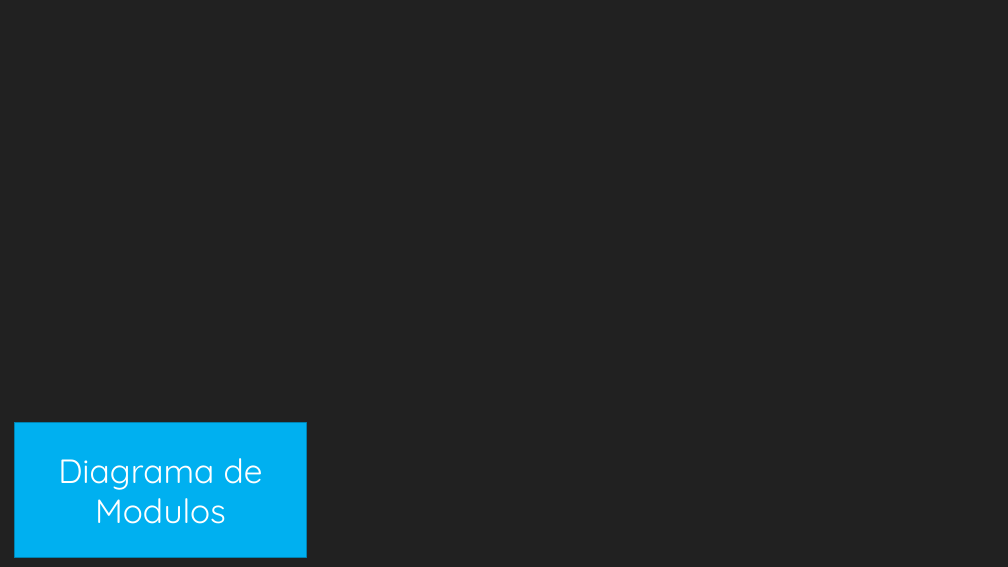
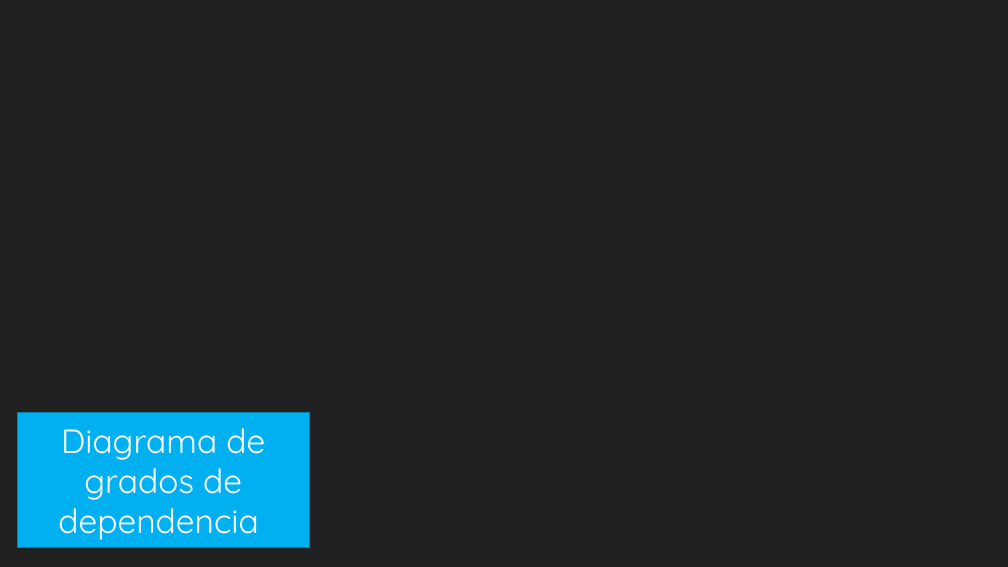
Before and after one commit to jdgonzalezd1/AppausaProject, a slide deck: slide 7 of Docs/Appausa 3.0.pptx. Drawn at 1008x567 pixels with LibreOffice and Linux fonts; fonts in the diff are those of the drawing; background and template pictures are left out. Boxes give left, top, right and bottom in pixels: in the first picture for what was removed or moved away, otherwise in the second. Text is boxed around its words. In the diff, an @@ line names an element or a change of style, - is before the commit and + after.

```diff
--- a/Docs/Appausa 3.0.pptx
+++ b/Docs/Appausa 3.0.pptx
@@ rectangle "Diagrama de grados de dependencia": place and size @@
-rectangle "Diagrama de grados de dependencia" at [14,423,307,557]
+rectangle "Diagrama de grados de dependencia" at [17,413,310,547]
@@ text in rectangle at [58,428,265,540]: text changed @@
-Diagrama de Modulos
+Diagrama de grados de dependencia
```
Also in this commit, not shown: 2 slides added, 3 other files.
